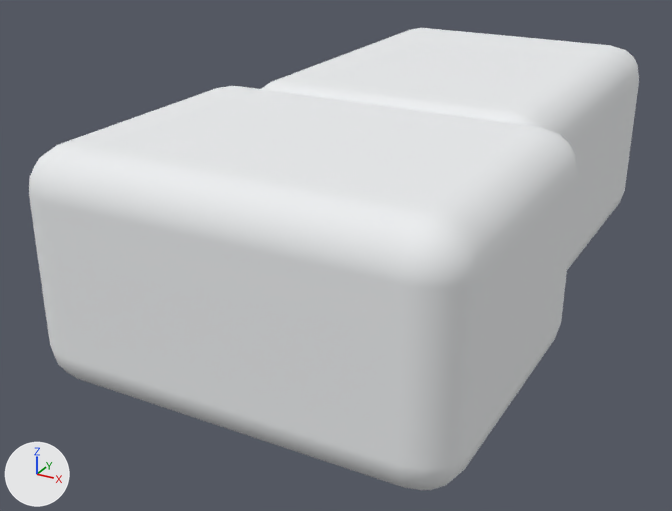
A saved change to the OBJ model onrobot-rg2/meshes/rg2_v2_gripper_body.obj.
The view is the same before and after, from a 50 mm lens placed at (0.0629, -0.1971, 0.0543), pointed at (-0.0086, -0.0671, -0.0107). The axes (+X, +Y, +Z) are drawn at lower left. The lights are the same throughout. The older version comes first. Where no turn or scale is listed for an object, it has been applied to the vertices. Vertices at exactly the same position are counted once.

In view in the first picture: 'drive_shell', 'upper_shell'.
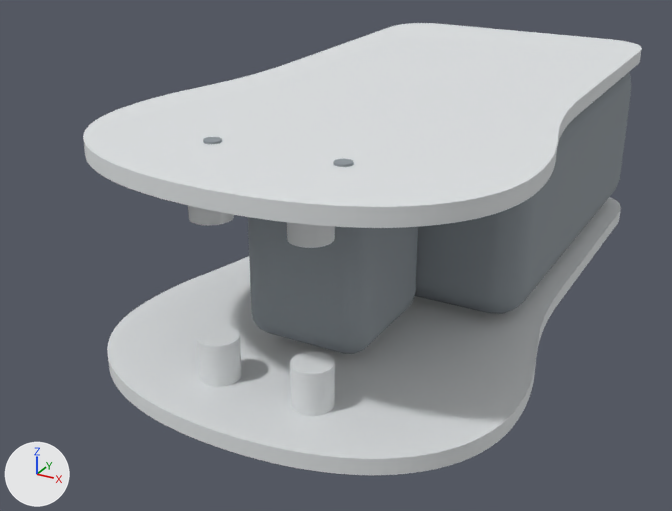
Boxes [x1, y1, x2, y2] around the edits, measured in the pictures (672 x 511 px):
'drive_shell', deleted
    before: [29, 86, 578, 490]
'sculpted_cover_1', added
    after: [83, 23, 642, 228]
'sculpted_cover_-1', added
    after: [107, 197, 621, 475]
'upper_shell', recoloured, reshaped
    before: [262, 28, 639, 270]
    after: [414, 72, 631, 314]
'head_drive_core', added
    after: [248, 217, 418, 354]
'truss_pivot_socket_-1_-1', added
    after: [290, 351, 335, 416]
'truss_pivot_socket_1_-1', added
    after: [197, 326, 241, 387]
'truss_pivot_socket_-1_1', added
    after: [287, 222, 335, 248]
'truss_pivot_socket_1_1', added
    after: [188, 206, 234, 226]
'head_recess_1_0.01', added
    after: [333, 159, 353, 167]
'head_recess_1_-0.01', added
    after: [203, 137, 222, 144]

The change, as a list of edits to the scene's bpy script:
```text
Change me_upper_shell:
    remove me_upper_shell.from_pydata(...)  # 152 vertices, 300 faces; spans x -0.027..0.027, y -0.07..0.0, z -0.018..0.018
    remove me_upper_shell.materials.append(mat_housing_pale_grey)  # white #edeef0
    add me_upper_shell.from_pydata(...)  # 152 vertices, 300 faces; spans x -0.0255..0.0255, y -0.071..0.0, z -0.015..0.015
    me_upper_shell part 1: 152 of 152 vertices moved; they spanned x -0.027..0.027, y -0.07..0.0, z -0.018..0.018 and now span x -0.0255..0.0255, y -0.071..0.0, z -0.015..0.015; mean shift (0.0, -0.0005, 0.0)
    add me_upper_shell.materials.append(mat_housing_graphite)  # grey #8d959b
Remove ob_drive_shell:
    ob_drive_shell = bpy.data.objects.new('drive_shell', me_drive_shell)
Add ob_truss_pivot_socket_1_1:
    ob_truss_pivot_socket_1_1 = bpy.data.objects.new('truss_pivot_socket_1_1', me_truss_pivot_socket_1_1)  # a 40-sided cylinder along z spanning x -0.01068..-0.00468, y -0.1063..-0.1003, z 0.009..0.0178; in mat_anodized_silver (white #e0e4e5)
    ob_truss_pivot_socket_1_1.location = (0.0, 0.0, 0.0)
Add ob_truss_pivot_socket_1__1:
    ob_truss_pivot_socket_1__1 = bpy.data.objects.new('truss_pivot_socket_1_-1', me_truss_pivot_socket_1__1)  # a 40-sided cylinder along z spanning x -0.01068..-0.00468, y -0.1063..-0.1003, z -0.0178..-0.009; in mat_anodized_silver (white #e0e4e5)
    ob_truss_pivot_socket_1__1.location = (0.0, 0.0, 0.0)
Add ob_truss_pivot_socket__1_1:
    ob_truss_pivot_socket__1_1 = bpy.data.objects.new('truss_pivot_socket_-1_1', me_truss_pivot_socket__1_1)  # a 40-sided cylinder along z spanning x 0.00468..0.01068, y -0.1063..-0.1003, z 0.009..0.0178; in mat_anodized_silver (white #e0e4e5)
    ob_truss_pivot_socket__1_1.location = (0.0, 0.0, 0.0)
Add ob_truss_pivot_socket__1__1:
    ob_truss_pivot_socket__1__1 = bpy.data.objects.new('truss_pivot_socket_-1_-1', me_truss_pivot_socket__1__1)  # a 40-sided cylinder along z spanning x 0.00468..0.01068, y -0.1063..-0.1003, z -0.0178..-0.009; in mat_anodized_silver (white #e0e4e5)
    ob_truss_pivot_socket__1__1.location = (0.0, 0.0, 0.0)
Add ob_sculpted_cover_1:
    ob_sculpted_cover_1 = bpy.data.objects.new('sculpted_cover_1', me_sculpted_cover_1)  # 294 vertices, 584 faces; spans x -0.0325..0.0325, y -0.115..0.0, z 0.0155..0.018; in mat_anodized_silver (white #e0e4e5)
    ob_sculpted_cover_1.location = (0.0, 0.0, 0.0)
Add ob_sculpted_cover__1:
    ob_sculpted_cover__1 = bpy.data.objects.new('sculpted_cover_-1', me_sculpted_cover__1)  # 294 vertices, 584 faces; spans x -0.0325..0.0325, y -0.115..0.0, z -0.018..-0.0155; in mat_anodized_silver (white #e0e4e5)
    ob_sculpted_cover__1.location = (0.0, 0.0, 0.0)
Add ob_head_recess_1_0_01:
    ob_head_recess_1_0_01 = bpy.data.objects.new('head_recess_1_0.01', me_head_recess_1_0_01)  # a 24-sided cylinder along z spanning x 0.00875..0.01125, y -0.10025..-0.09775, z 0.018..0.0183; in mat_housing_graphite (grey #8d959b)
    ob_head_recess_1_0_01.location = (0.0, 0.0, 0.0)
Add ob_head_recess_1__0_01:
    ob_head_recess_1__0_01 = bpy.data.objects.new('head_recess_1_-0.01', me_head_recess_1__0_01)  # a 24-sided cylinder along z spanning x -0.01125..-0.00875, y -0.10025..-0.09775, z 0.018..0.0183; in mat_housing_graphite (grey #8d959b)
    ob_head_recess_1__0_01.location = (0.0, 0.0, 0.0)
Add ob_head_drive_core:
    ob_head_drive_core = bpy.data.objects.new('head_drive_core', me_head_drive_core)  # 152 vertices, 300 faces; spans x -0.01..0.01, y -0.094..-0.072, z -0.014..0.014; in mat_housing_graphite (grey #8d959b)
    ob_head_drive_core.location = (0.0, 0.0, 0.0)
```
